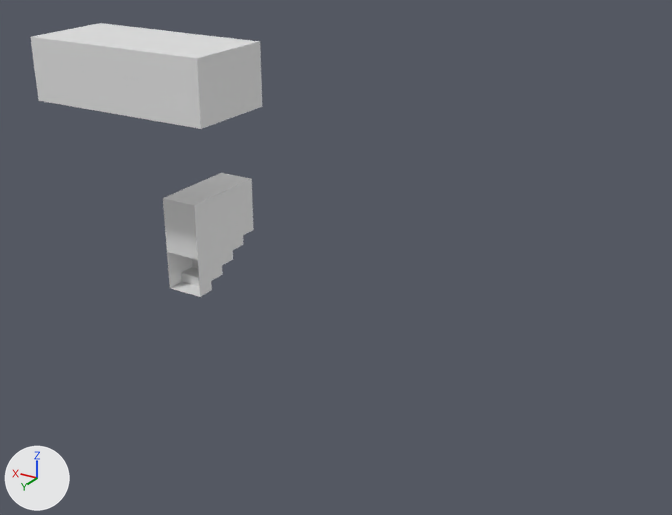
An edit to the OBJ model models/castle_dungeon_walls.obj, drawn before and after from the same camera.
Rendered twice from a 50 mm camera at (-57.1, 83.3, 36.2) aimed at (-19.3, 20.3, 4.7). The lights are fixed; the arrows at lower left show +X, +Y and +Z. Where no turn or scale is listed for an object, it has been applied to the vertices. Vertices at the same position are counted once.

In view in the first picture: 'castle_dungeon_walls'.
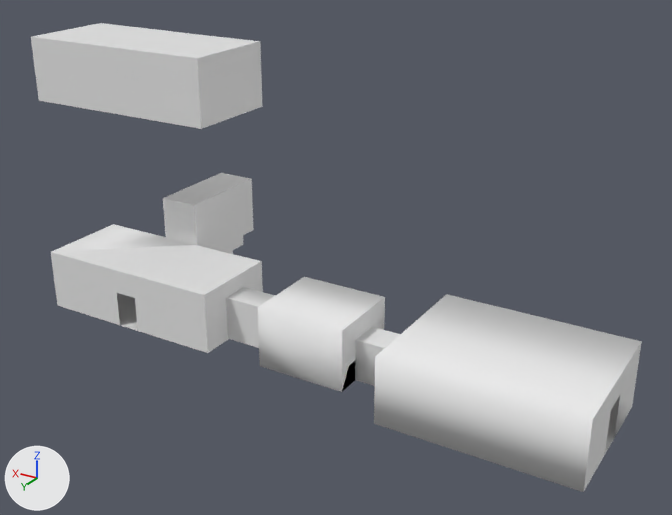
The newer file is also turned or shifted as a whole; pictures and numbers use the older file's frame.

Patch to the scene script:
```diff
--- a/models/castle_dungeon_walls.obj.py
+++ b/models/castle_dungeon_walls.obj.py
@@ me_castle_dungeon_walls @@
 # used by ob_castle_dungeon_walls; location = (0.0, 0.0, 0.0)
-me_castle_dungeon_walls.from_pydata(...)  # 90 vertices, 148 faces; spans x -10.0..8.5, y 9.1..26.0, z -4.0..21.7
+me_castle_dungeon_walls.from_pydata(...)  # 144 vertices, 246 faces; spans x -44.5..8.5, y 9.1..29.0, z -4.2..21.7
+# me_castle_dungeon_walls part 1: a new loose piece of 54 vertices spanning x -44.5..8.5, y 16.3..29.0, z -4.2..1.7
```

What differs and where, as boxes (x1, y1, x2, y2) in the pictures (672 x 515 px):
'castle_dungeon_walls', reshaped (163% wider, 71% taller)
    before: (30, 23, 262, 297)
    after: (31, 23, 642, 492)
part 1 of me_castle_dungeon_walls, added
    after: (51, 224, 642, 492)
